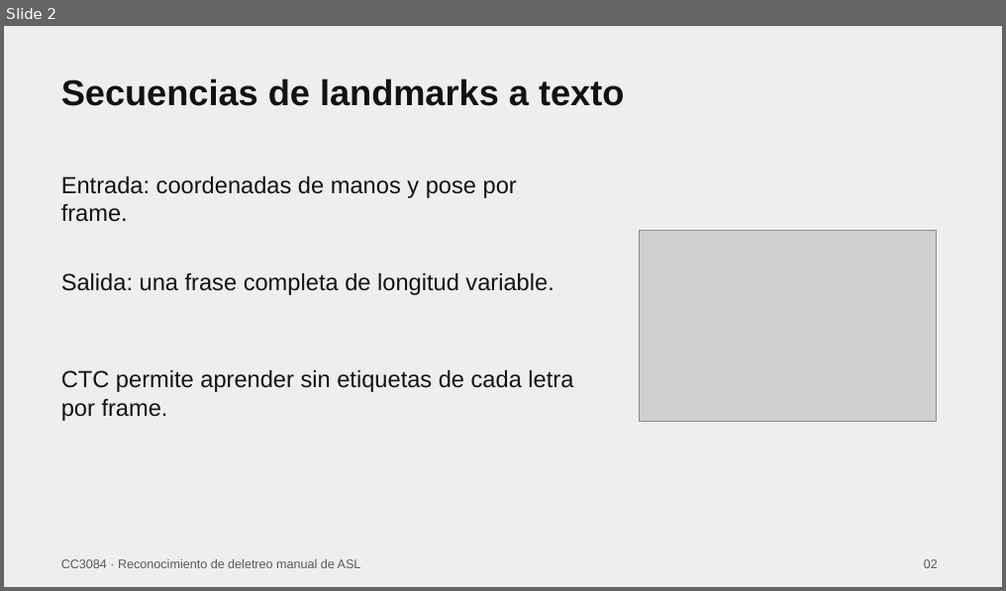
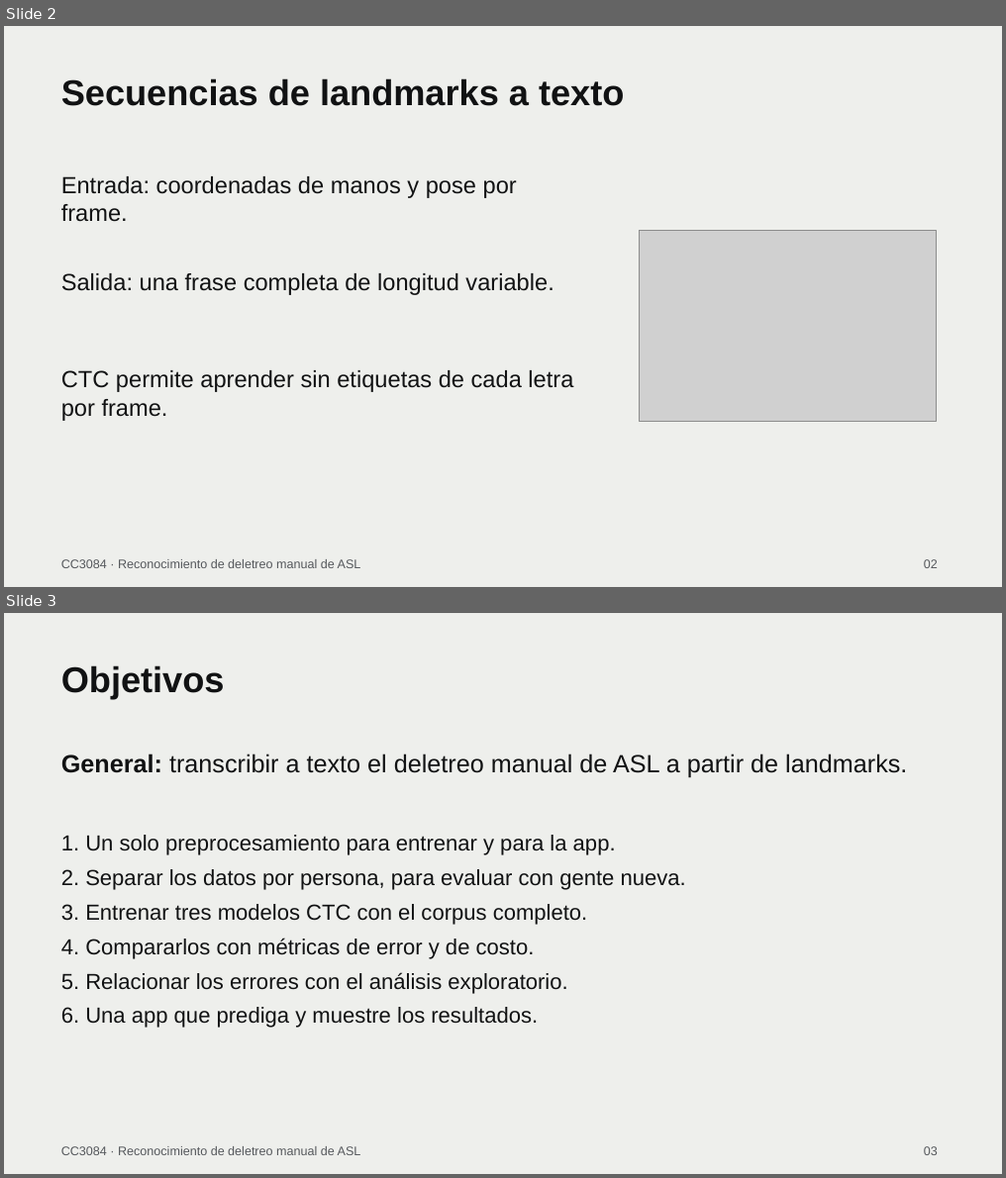
Before and after one commit to jcdiegolopez/DS-PR02, a slide deck: reports/presentacion/ASL_resultados.pptx. Shown one above the other, each under a label of ours: slide 2 before the commit, slides 2 and 3 after it. The pictures are 1006x591 and 1006x1178 pixels, drawn with LibreOffice and Linux fonts; fonts in the diff are those of the drawing; grey boxes stand for pictures. Boxes give left, top, right and bottom in pixels: in the first picture for what was removed or moved away, otherwise in the second. Text is boxed around its words. In the diff, an @@ line names an element or a change of style, - is before the commit and + after.

```diff
--- a/reports/presentacion/ASL_resultados.pptx
+++ b/reports/presentacion/ASL_resultados.pptx
@@ slide 3 added at box(4, 613, 1002, 1174), background #EEEFEC @@
@@ text added at box(61, 665, 225, 699), 34.5 pt, text #111213, bold @@
+Objetivos
@@ text added at box(61, 754, 907, 777), 24 pt, text #111213 @@
+General: transcribir a texto el deletreo manual de ASL a partir de landmarks.
@@ text added at box(61, 835, 686, 1028), 21 pt, text #111213 @@
+1. Un solo preprocesamiento para entrenar y para la app.
+2. Separar los datos por persona, para evaluar con gente nueva.
+3. Entrenar tres modelos CTC con el corpus completo.
+4. Compararlos con métricas de error y de costo.
+5. Relacionar los errores con el análisis exploratorio.
+6. Una app que prediga y muestre los resultados.
@@ text added at box(61, 1147, 361, 1156), 12 pt, text #55585C @@
+CC3084 · Reconocimiento de deletreo manual de ASL
@@ text added at box(924, 1147, 938, 1156), 12 pt, text #55585C @@
+03
```
Also in this commit, not shown: 11 slides changed, 3 other slides added, 1 other file.
